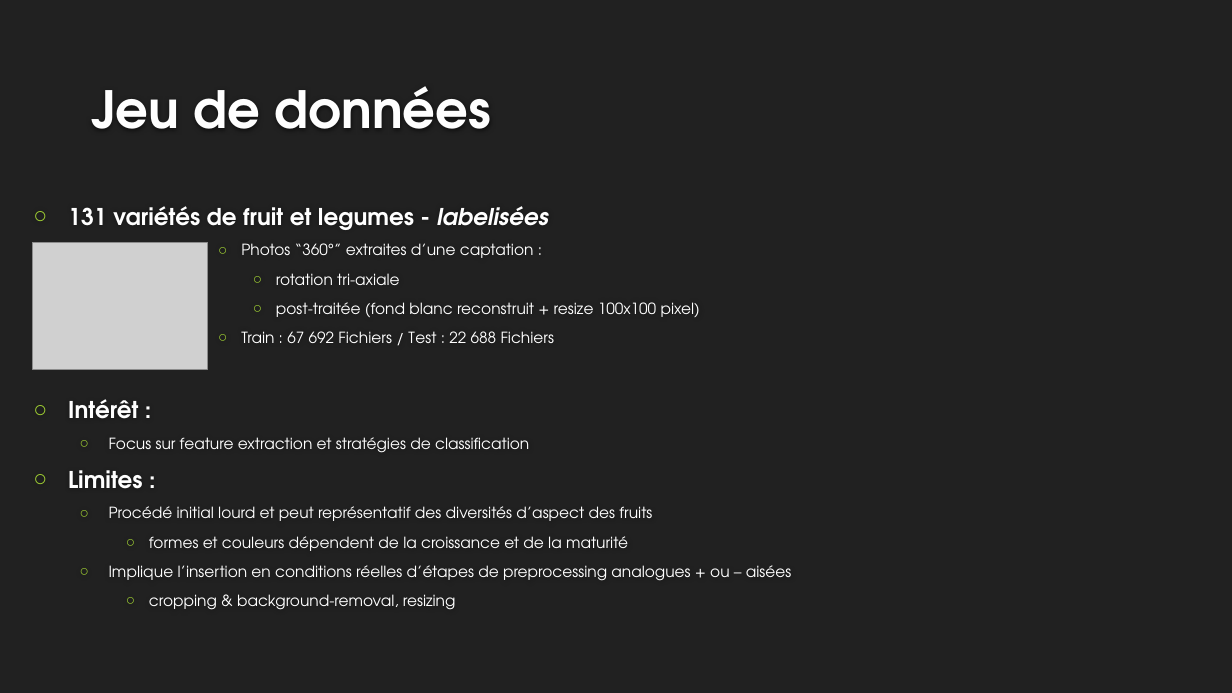
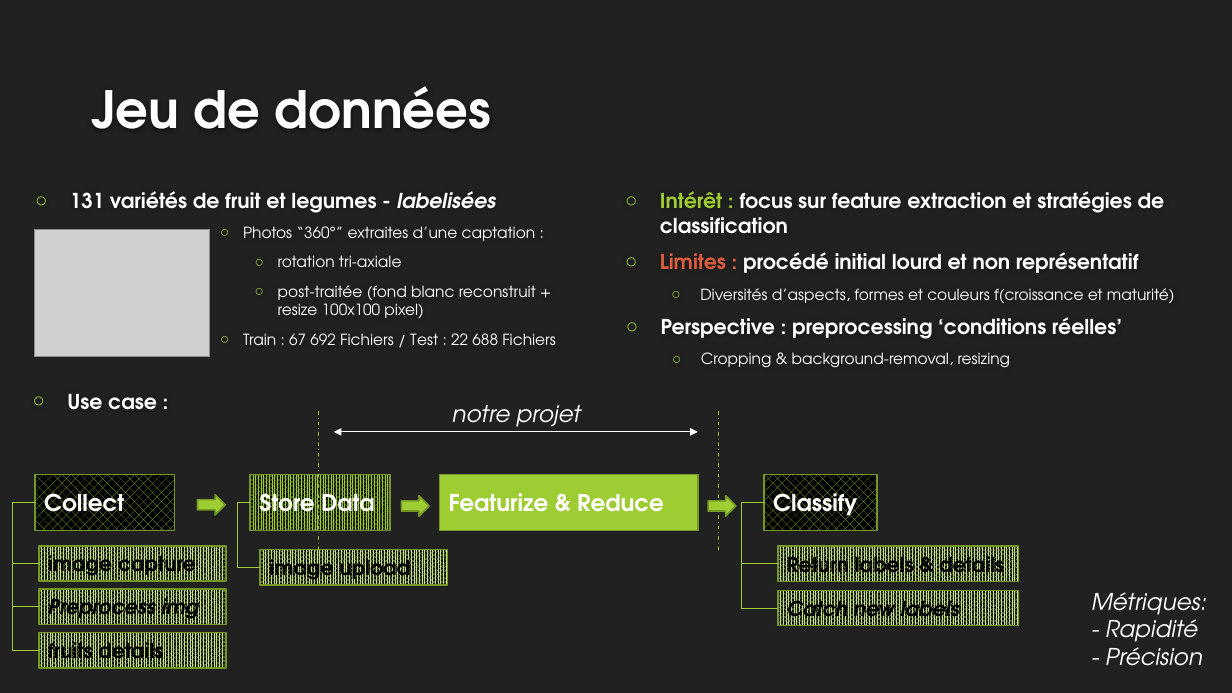
Before and after one commit to EtienneLardeur/P8_FruitsRecognition, a slide deck: slide 4 of P8_Big_Data.pptx. Drawn at 1232x693 pixels with LibreOffice and Linux fonts; fonts in the diff are those of the drawing; grey boxes stand for pictures; background and template pictures are left out. Boxes give left, top, right and bottom in pixels: in the first picture for what was removed or moved away, otherwise in the second. Text is boxed around its words. In the diff, an @@ line names an element or a change of style, - is before the commit and + after.

Commit message:
Update P8_Big_Data.pptx
il ne manque plus que le cloud !

```diff
--- a/P8_Big_Data.pptx
+++ b/P8_Big_Data.pptx
@@ text "131 variétés de fruit et ...": place and size @@
-text "131 variétés de fruit et ..." at (68, 206, 792, 610)
+text "131 variétés de fruit et ..." at (70, 191, 556, 345)
@@ text at (70, 191, 496, 213): size 18 to 16 pt in "131 variétés de fruit et legumes - ..." @@
@@ text added at (660, 191, 1175, 303), 16 pt, text #FFFFFF, bold @@
+○ Intérêt : focus sur feature extraction et stratégies de classification
+○ Limites : procédé initial lourd et non représentatif
+  ○ Diversités d’aspects, formes et couleurs f(croissance et maturité)
@@ picture: place and size @@
-picture at (33, 242, 208, 370)
+picture at (35, 229, 210, 357)
@@ text added at (661, 317, 1122, 368), 16 pt, text #FFFFFF, bold @@
+○ Perspective : preprocessing ‘conditions réelles’
+  ○ Cropping & background-removal, resizing
@@ text added at (67, 394, 157, 410), 16 pt, text #FFFFFF, bold @@
+○ Use case :
@@ text at (68, 399, 792, 610): paragraphs removed @@
-○ Intérêt :
-  ○ Focus sur feature extraction et stratégies de classification
-○ Limites :
-  ○ Procédé initial lourd et peut représentatif des diversités d’aspect des fruits
-    ○ formes et couleurs dépendent de la croissance et de la maturité
-  ○ Implique l’insertion en conditions réelles d’étapes de preprocessing analogues + ou – aisées
-    ○ cropping & background-removal, resizing
@@ line added from (319, 412) to (319, 581), #9ECD33 0.75 pt dashed @@
@@ text added at (452, 405, 580, 432), 18 pt, text #FFFFFF, italic @@
+notre projet
@@ line added from (719, 412) to (719, 554), #9ECD33 0.75 pt dashed @@
@@ double arrow added from (334, 432) to (698, 432), #FFFFFF 0.75 pt @@
@@ rectangle added at (35, 474, 175, 531), fill pattern #9ECD33 on #000000, outline #759826 1.25 pt, 18 pt, text #FFFFFF, bold @@
+Collect
@@ rectangle added at (250, 474, 390, 531), fill pattern #9ECD33 on #000000, outline #759826 1.25 pt, 18 pt, text #FFFFFF, bold @@
+Store Data
@@ rectangle added at (440, 474, 699, 531), fill #9ECD33, outline #759826 1.25 pt, 18 pt, text #FFFFFF, bold @@
+Featurize & Reduce
@@ rectangle added at (764, 474, 877, 531), fill pattern #9ECD33 on #000000, outline #759826 1.25 pt, 18 pt, text #FFFFFF, bold @@
+Classify
@@ elbow line added from (35, 503) to (39, 564), #9ECD33 0.75 pt @@
@@ elbow line added from (35, 503) to (39, 607), #9ECD33 0.75 pt @@
@@ elbow line added from (35, 503) to (39, 651), #9ECD33 0.75 pt @@
@@ line added from (35, 503) to (35, 503), #9ECD33 0.75 pt @@
@@ right arrow added at (198, 494, 226, 515), fill #9ECD33, outline #759826 1.25 pt @@
@@ elbow line added from (250, 503) to (261, 567), #9ECD33 0.75 pt @@
@@ right arrow added at (401, 496, 429, 517), fill #9ECD33, outline #759826 1.25 pt @@
@@ right arrow added at (708, 496, 736, 517), fill #9ECD33, outline #759826 1.25 pt @@
@@ elbow line added from (764, 503) to (778, 564), #9ECD33 0.75 pt @@
@@ elbow line added from (764, 503) to (778, 608), #9ECD33 0.75 pt @@
@@ rectangle added at (39, 546, 226, 581), fill pattern #C5E185 on #000000, outline #759826 1.25 pt, 16 pt, text #000000, bold @@
+image capture
@@ rectangle added at (261, 550, 448, 585), fill pattern #C5E185 on #000000, outline #759826 1.25 pt, 16 pt, text #000000, bold @@
+image upload
@@ rectangle added at (778, 546, 1019, 581), fill pattern #C5E185 on #000000, outline #759826 1.25 pt, 16 pt, text #000000, bold @@
+Return labels & details
@@ rectangle added at (39, 590, 226, 625), fill pattern #C5E185 on #000000, outline #759826 1.25 pt, 16 pt, text #000000, bold, italic @@
+Preprocess img
@@ rectangle added at (778, 591, 1019, 626), fill pattern #C5E185 on #000000, outline #759826 1.25 pt, 16 pt, text #000000, bold, italic @@
+Catch new labels
@@ text added at (1091, 592, 1206, 666), 18 pt, text #FFFFFF, italic @@
+Métriques:
+- Rapidité
+- Précision
@@ rectangle added at (39, 633, 226, 668), fill pattern #C5E185 on #000000, outline #759826 1.25 pt, 16 pt, text #000000, bold @@
+fruits details
```
Also in this commit, not shown: 6 other slides changed, 1 slide added, 3 slides removed.
